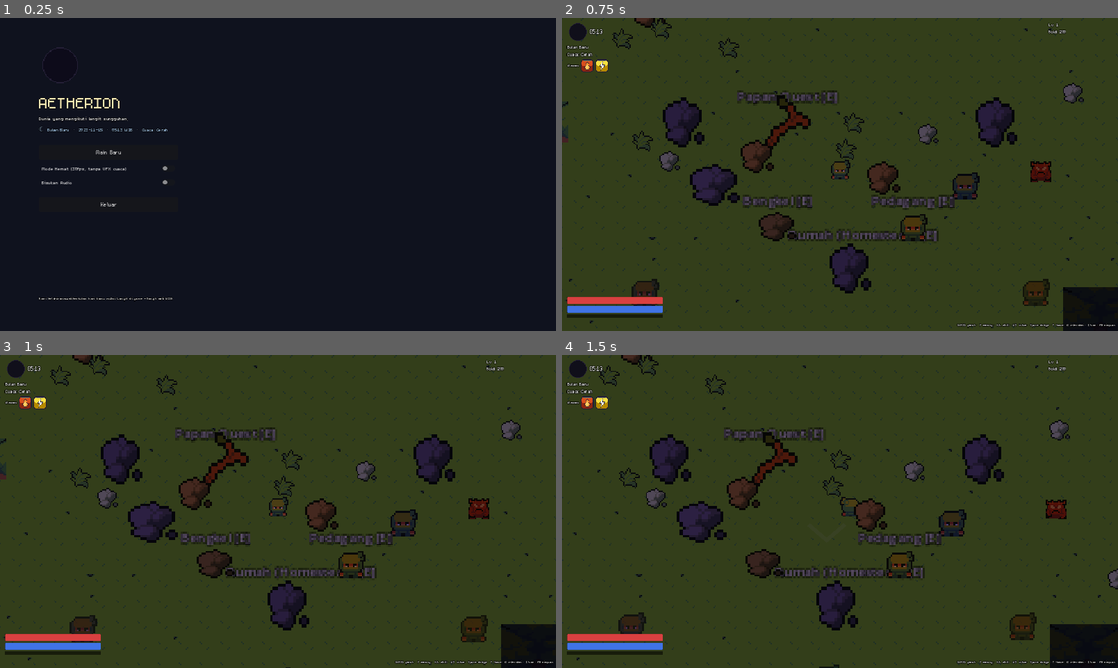
Above: before the commit, frames 1-4 (two rows, left to right).
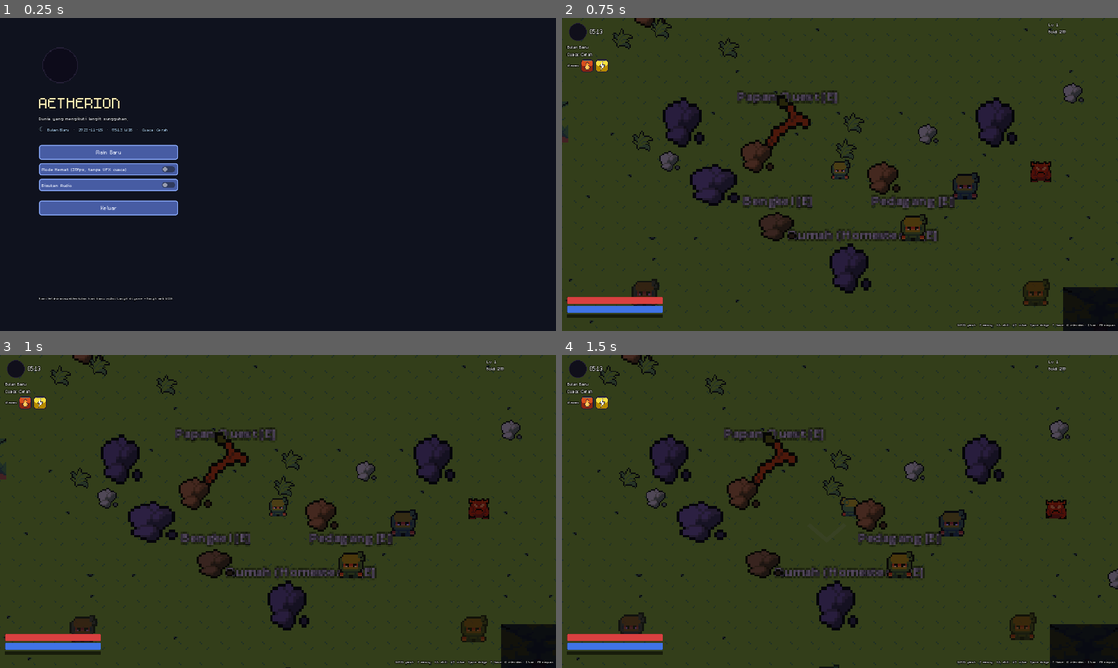
Above: after the commit, the same moments.

Repository: lifkieh/Aetherion
Game: Godot game, scene res://scenes/ui/MainMenu.tscn
Two runs of this game, one before a commit and one after it. Both use one fixed random seed, a clock stepped at 60 frames per second and the inputs below.
Inputs (mouse positions are in pixels of both pictures, inside the frame that each line leads up to):
- Up to frame 1 (0.25 s): no input
- Up to frame 2 (0.75 s): click "Main Baru" at 0.5 s
- Up to frame 3 (1 s): no input
- Up to frame 4 (1.5 s): move the mouse to (962, 495) at 1.27 s; hold D (move_right) from 1.28 s (still down); hold J (attack) from 1.28 s (still down)

The runs differ from the first frame. In frame 1, 4.4% of the frame differs, in the area x 7-32%, y 40-64%; in frame 2, nothing differs; in frame 3, nothing differs; in frame 4, nothing differs.

Commit message:
UI/UX round part 1: unified UI Kit (UiTheme autoload) - classic JRPG blue windows + gold border + m5x7 font + palette, applied to MenuUI (9 tabs/shop/craft/quiz), MainMenu, FishingUI; Kenney panels copied to tracked assets; 178/178 tests
Co-Authored-By: Claude Opus 4.8 (1M context) <noreply@anthropic.com>

Diff:
--- a/game/autoload/FishingUI.gd
+++ b/game/autoload/FishingUI.gd
@@ -22,6 +22,7 @@
 func _build() -> void:
 	panel = Control.new()
 	panel.set_anchors_preset(Control.PRESET_FULL_RECT)
+	panel.theme = UiTheme.theme    # unified UI kit
 	add_child(panel)
 	var dim := ColorRect.new()
 	dim.color = Color(0, 0, 0, 0.35)
--- /dev/null
+++ b/game/autoload/UiTheme.gd
@@ -0,0 +1,84 @@
+extends Node
+## UiTheme (owner UI-Kit) — ONE visual language for ALL UI: classic JRPG
+## blue-framed windows (Kenney Fantasy UI 9-slice + Aetherion palette + m5x7).
+## Built once and set as the project-wide default theme so every Control inherits
+## it — no two panel styles on screen.
+
+const PANEL_TEX := "res://assets/game/ui/kenney/panel-000.png"
+const FONT := "res://assets/game/fonts/m5x7.ttf"
+
+# Aetherion JRPG palette
+const WINDOW := Color(0.16, 0.22, 0.46)      # deep JRPG blue
+const WINDOW_HI := Color(0.28, 0.36, 0.64)
+const TEXT := Color(0.94, 0.96, 1.0)
+const TEXT_DIM := Color(0.72, 0.78, 0.92)
+const ACCENT := Color(1.0, 0.86, 0.42)       # gold
+const DANGER := Color(1.0, 0.5, 0.45)
+
+var theme: Theme
+var font: Font
+
+func _ready() -> void:
+	if ResourceLoader.exists(FONT):
+		font = load(FONT)
+	theme = _build()
+	# apply globally
+	var root := get_tree().root
+	root.theme = theme
+
+## Clean solid JRPG window: blue fill + light-blue/gold border + rounded corners.
+## StyleBoxFlat = reliable render + no texture cost (game ringan). Kenney 9-slice
+## PNGs are kept in assets for future decorative framing.
+func _panel_sb(content: int, bg: Color, border: Color = Color(0.55, 0.68, 1.0), radius: int = 5, bw: int = 2) -> StyleBoxFlat:
+	var sb := StyleBoxFlat.new()
+	sb.bg_color = bg
+	sb.border_color = border
+	sb.set_border_width_all(bw)
+	sb.set_corner_radius_all(radius)
+	sb.set_content_margin_all(content)
+	return sb
+
+func _build() -> Theme:
+	var t := Theme.new()
+	if font:
+		t.default_font = font
+	t.default_font_size = 16
+
+	# Windows (gold border for the classic JRPG frame)
+	t.set_stylebox("panel", "PanelContainer", _panel_sb(14, WINDOW, ACCENT, 6, 3))
+	t.set_stylebox("panel", "Panel", _panel_sb(14, WINDOW, ACCENT, 6, 3))
+
+	# Buttons
+	t.set_stylebox("normal", "Button", _panel_sb(6, WINDOW_HI))
+	t.set_stylebox("hover", "Button", _panel_sb(6, WINDOW_HI.lightened(0.12), ACCENT))
+	t.set_stylebox("pressed", "Button", _panel_sb(6, WINDOW.darkened(0.1)))
+	t.set_stylebox("disabled", "Button", _panel_sb(6, WINDOW.darkened(0.25), Color(0.4, 0.44, 0.6)))
+	t.set_color("font_color", "Button", TEXT)
+	t.set_color("font_hover_color", "Button", ACCENT)
+	t.set_color("font_pressed_color", "Button", ACCENT)
+	t.set_color("font_disabled_color", "Button", TEXT_DIM.darkened(0.3))
+	t.set_font_size("font_size", "Button", 16)
+
+	# Labels
+	t.set_color("font_color", "Label", TEXT)
+	t.set_font_size("font_size", "Label", 16)
+
+	# CheckButton / CheckBox text
+	for cls in ["CheckButton", "CheckBox"]:
+		t.set_color("font_color", cls, TEXT)
+		t.set_color("font_hover_color", cls, ACCENT)
+
+	# ScrollContainer / VBox spacing feel handled per-widget.
+	return t
+
+## Helper: an outlined heading label in accent gold (for titles).
+func heading(text: String, size: int = 22) -> Label:
+	var l := Label.new()
+	l.text = text
+	if font:
+		l.add_theme_font_override("font", font)
+	l.add_theme_font_size_override("font_size", size)
+	l.add_theme_color_override("font_color", ACCENT)
+	l.add_theme_constant_override("outline_size", 4)
+	l.add_theme_color_override("font_outline_color", Color(0, 0, 0, 0.7))
+	return l
--- a/game/project.godot
+++ b/game/project.godot
@@ -15,6 +15,7 @@
 
 EventBus="*res://autoload/EventBus.gd"
 Db="*res://autoload/Db.gd"
+UiTheme="*res://autoload/UiTheme.gd"
 GameClock="*res://autoload/GameClock.gd"
 WorldState="*res://autoload/WorldState.gd"
 PlayerData="*res://autoload/PlayerData.gd"
--- a/game/scenes/ui/MainMenu.gd
+++ b/game/scenes/ui/MainMenu.gd
@@ -7,6 +7,7 @@
 func _ready() -> void:
 	if ResourceLoader.exists("res://assets/game/fonts/m5x7.ttf"):
 		_font = load("res://assets/game/fonts/m5x7.ttf")
+	theme = UiTheme.theme    # unified UI kit
 	_build()
 	if OS.get_environment("AETHER_SHOT") == "1":
 		get_tree().create_timer(0.8).timeout.connect(func():
--- a/game/scenes/ui/MenuUI.gd
+++ b/game/scenes/ui/MenuUI.gd
@@ -33,6 +33,7 @@
 	root = Control.new()
 	root.set_anchors_preset(Control.PRESET_FULL_RECT)
 	root.mouse_filter = Control.MOUSE_FILTER_STOP
+	root.theme = UiTheme.theme    # unified JRPG UI kit
 	add_child(root)
 	var dim := ColorRect.new()
 	dim.color = Color(0, 0, 0, 0.55)
Binary file added: game/assets/game/ui/kenney/panel-000.png
Not shown, added: game/assets/game/ui/kenney/panel-000.png.import
Binary file added: game/assets/game/ui/kenney/panel-010.png
Not shown, added: game/assets/game/ui/kenney/panel-010.png.import
Binary file added: game/assets/game/ui/kenney/panel-border-000.png
Not shown, added: game/assets/game/ui/kenney/panel-border-000.png.import
Not shown, changed: BLOCKED.md
Not shown, added: reports/ui_mainmenu.png
Not shown, added: reports/ui_theme.png
Not shown, added: reports/ui_theme2.png
Not shown, added: reports/ui_theme3.png
